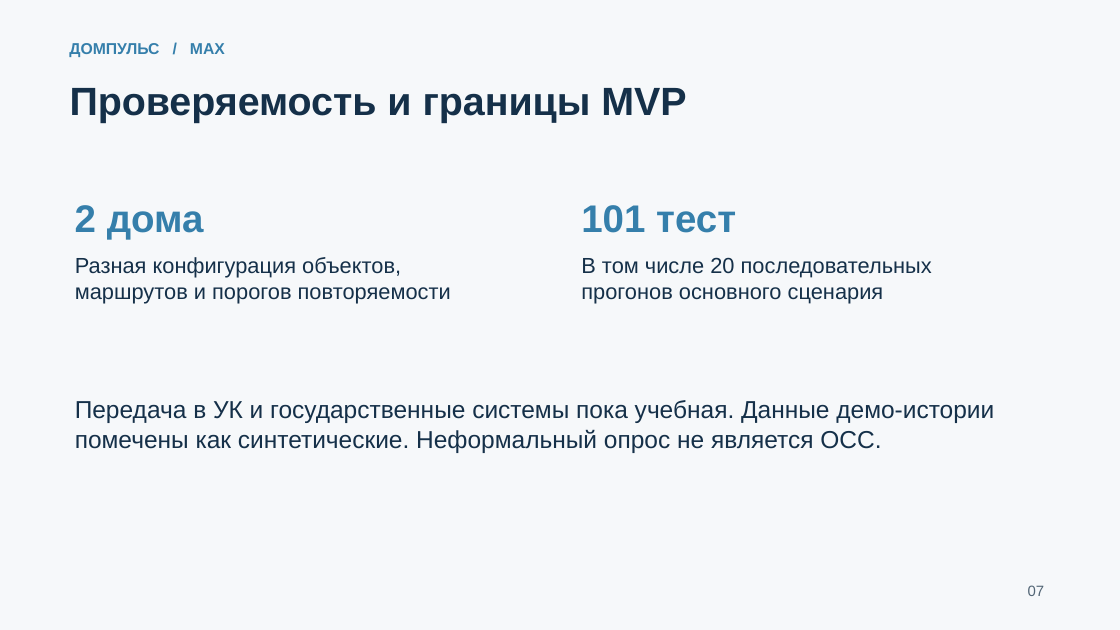
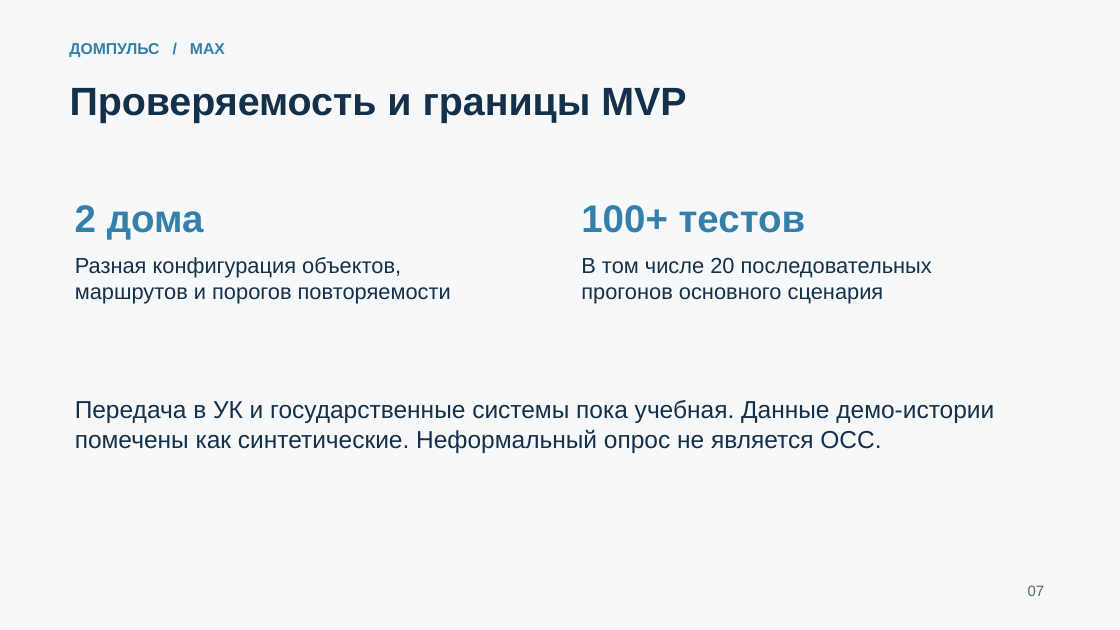
Before and after one commit to Vik0t/max-house-operation-system, a slide deck: slide 7 of submission/DomPuls_MAX_hackathon.pptx. Drawn at 1120x630 pixels with LibreOffice and Linux fonts; fonts in the diff are those of the drawing. Boxes give left, top, right and bottom in pixels: in the first picture for what was removed or moved away, otherwise in the second. Text is boxed around its words. In the diff, an @@ line names an element or a change of style, - is before the commit and + after.

```diff
--- a/submission/DomPuls_MAX_hackathon.pptx
+++ b/submission/DomPuls_MAX_hackathon.pptx
@@ text at <box>581,205,806,233</box>: text changed @@
-101 тест
+100+ тестов
```
Also in this commit, not shown: 11 other files.
